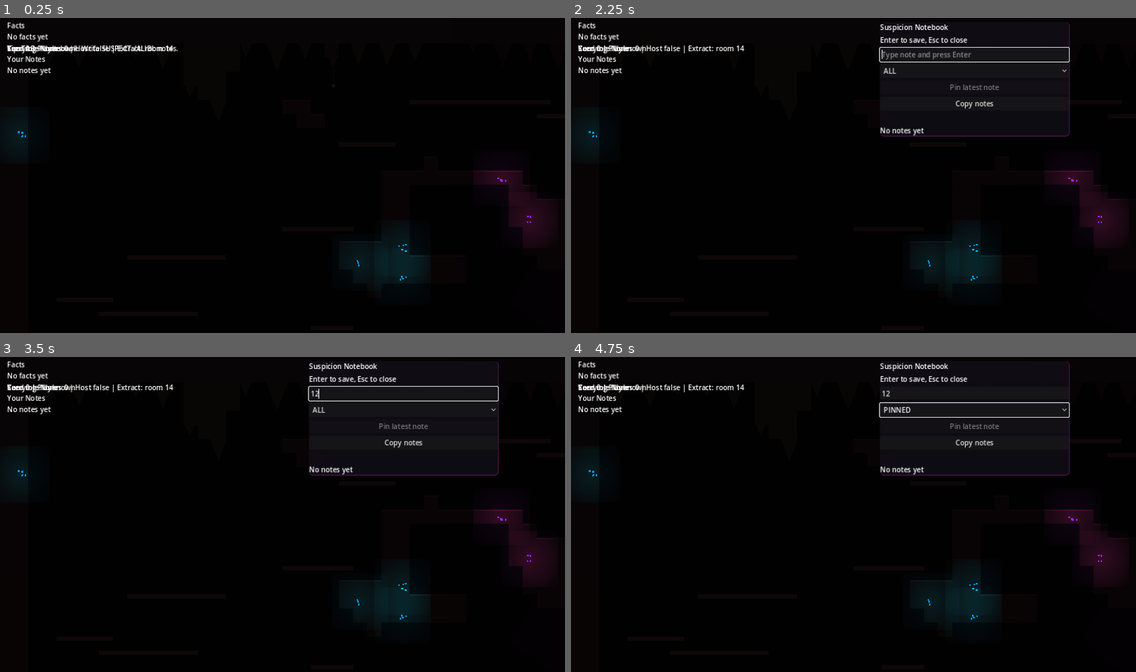
Above: before the commit, frames 1-4 (two rows, left to right).
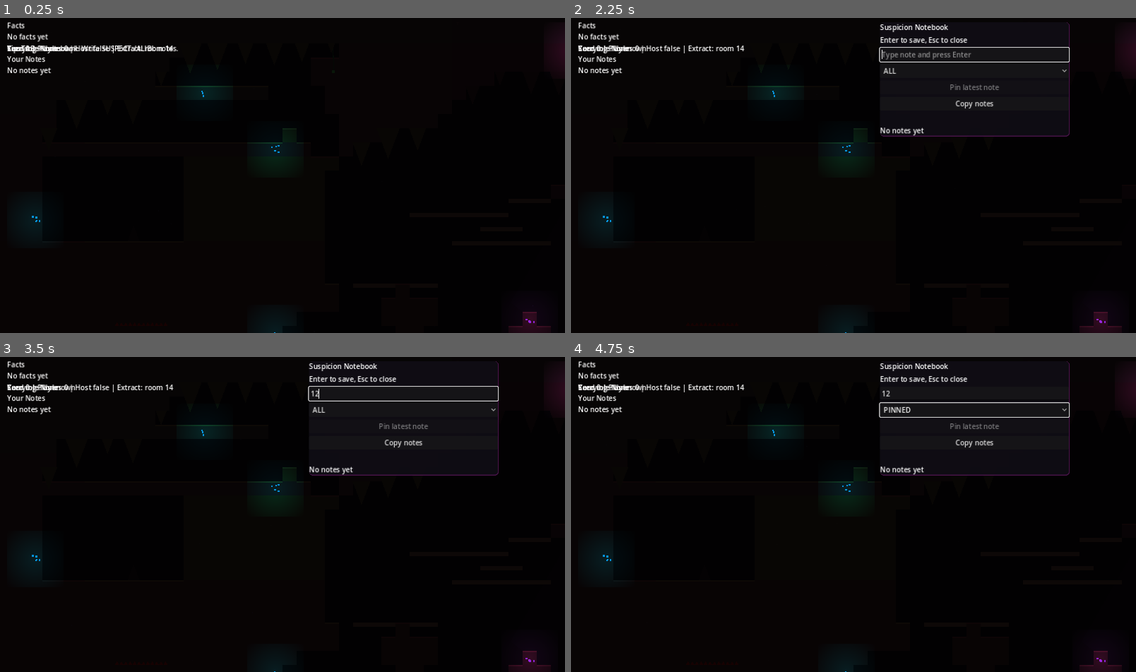
Above: after the commit, the same moments.

Repository: Jordans14/DeductionDelve
Game: Godot game, scene res://scenes/Game.tscn
Same seed, same stepped clock (60 frames per second), same inputs: the game is played once before the commit and once after it. This scene is started directly instead of the project's main scene.
Inputs (mouse positions are in pixels of both pictures, inside the frame that each line leads up to):
- Up to frame 1 (0.25 s): no input
- Up to frame 2 (2.25 s): tap Enter (ui_accept) at 0.5, 0.77, 1.25, 1.52, 2 s; hold X 0.53-1.28 s; hold Right (ui_right) 0.53-2.03 s; tap Tab at 1.35 s; hold Left (ui_left) from 2.03 s (still down); tap N at 2.1 s
- Up to frame 3 (3.5 s): release Left (ui_left) at 2.75 s; click (401, 394) at 2.77 s; type "12" at 2.85 s
- Up to frame 4 (4.75 s): click "ALL" at 3.5 s; click "Copy notes" at 4.25 s

The runs differ from the first frame. In frame 1, 3.6% of the frame differs, in the area x 2-100%, y 6-100%; in frame 2, 3.6%; in frame 3, 3.6%; in frame 4, 3.6%.

Commit message:
Organic Level Generation: Overhauled sequence to apply Cellular Automata smoothing AFTER carving natural tunnels, but BEFORE carving rectangular settlement pockets. This preserves modern platformer walkable geometry while ensuring 'rooms' remain distinctly man-made. Lowered noise threshold to 60%+ solid stone and implemented 'Winding Pathways' perlin system, completely eliminating the floating-island open look in favor of true deep-earth caves.

Diff:
--- a/godot/src/gen/room_builder.gd
+++ b/godot/src/gen/room_builder.gd
@@ -64,28 +64,27 @@
 	# ── Stage 1: Domain-warped noise grid ──────────────────
 	var grid := _build_noise_grid(run_seed)
 
-	# ── Stage 2: Smooth with cellular automata ─────────────
-	grid = _smooth_ca(grid, 2)
-
-	# ── Stage 3: Spelunky biased critical path ─────────────
-	_carve_critical_path(grid, run_seed, 4.5) # Narrative tight tunnels
-
-	# ── Stage 4: Guaranteed chunk-boundary connectors ──────
+	# ── Stage 2: Spelunky biased critical path ─────────────
+	_carve_critical_path(grid, run_seed, 2.8) # Tighter narrative tunnels
+
+	# ── Stage 3: Guaranteed chunk-boundary connectors ──────
 	_carve_chunk_connectors(grid, run_seed)
 
-	# ── Stage 5: Open chambers per chunk ──────────────────
-	_carve_chambers(grid, run_seed)
+	# ── Stage 4: Winding horizontal pathways ──────────────
+	_carve_pathways(grid, run_seed)
+
+	# ── Stage 5: Smooth with cellular automata ─────────────
+	# Smoothing AFTER carving makes tunnels look naturally eroded!
+	grid = _smooth_ca(grid, 3)
 
 	# ── Stage 6: Settlement pockets — flat-floored rooms ───
+	# Carved strictly AFTER smoothing so they keep their hard angles
 	_carve_settlement_pockets(grid, run_seed)
 
-	# ── Stage 6b: Remove chokepoints — any passage < 3 tiles wide ──
-	_widen_narrow_passages(grid)
-
-	# ── Stage 6c: Cleanup floating rock fragments ──────────
+	# ── Stage 7: Cleanup floating rock fragments ──────────
 	_cleanup_floating_islands(grid)
 
-	# ── Stage 7: Enforce hard borders + global floor ───────
+	# ── Stage 8: Enforce hard borders + global floor ───────
 	_enforce_borders(grid)
 
 	# ── Stage 8: Collect spawn points ─────────────────────
@@ -133,8 +132,8 @@
 			var n1 : float = cave_noise.get_noise_2d(float(x), float(y))
 			var n2 : float = detail.get_noise_2d(float(x), float(y)) * 0.2
 			var depth_bias : float = float(y) / float(GH) * 0.15
-			# Higher threshold (0.4) ensures very thick, solid rock walls
-			var is_wall : bool = (n1 + n2) > (0.4 + depth_bias)
+			# Lower check ensures we are mostly dense rock (60%+ solid)
+			var is_wall : bool = (n1 + n2) < (0.2 + depth_bias)
 			col.append(is_wall)
 		grid.append(col)
 	return grid
@@ -197,40 +196,48 @@
 # ============================================================
 func _carve_chunk_connectors(grid: Array, run_seed: int) -> void:
 	var rng := RandomNumberGenerator.new(); rng.seed = run_seed + 99
-	# Vertical passages — 5 tiles wide
+	# Vertical passages — 3 tiles wide
 	for col in range(COLS):
 		for row in range(ROWS - 1):
 			var ox : int = rng.randi_range(CHUNK_W / 4, 3 * CHUNK_W / 4)
 			var tx : int = col * CHUNK_W + ox; var sy : int = (row + 1) * CHUNK_H
-			for py in range(sy - 3, sy + 4):
-				for px in range(tx - 2, tx + 3):
+			for py in range(sy - 2, sy + 3):
+				for px in range(tx - 1, tx + 2):
 					if px > 0 and py > 0 and px < GW - 1 and py < GH - 1: grid[px][py] = false
-	# Horizontal passages — 5 tiles tall
+	# Horizontal passages — 3 tiles tall
 	for col in range(COLS - 1):
 		for row in range(ROWS):
 			var oy : int = rng.randi_range(CHUNK_H / 4, 3 * CHUNK_H / 4)
 			var sx2 : int = (col + 1) * CHUNK_W; var ty : int = row * CHUNK_H + oy
-			for px in range(sx2 - 3, sx2 + 4):
-				for py in range(ty - 2, ty + 3):
+			for px in range(sx2 - 2, sx2 + 3):
+				for py in range(ty - 1, ty + 2):
 					if px > 0 and py > 0 and px < GW - 1 and py < GH - 1: grid[px][py] = false
 
 # ============================================================
-# STAGE 5: OPEN CHAMBERS
-# ============================================================
-func _carve_chambers(grid: Array, run_seed: int) -> void:
+# STAGE 4b: WINDING PATHWAYS (Replaces huge chambers)
+# ============================================================
+func _carve_pathways(grid: Array, run_seed: int) -> void:
 	var rng := RandomNumberGenerator.new(); rng.seed = run_seed + 54321
-	for col in range(COLS):
-		for row in range(ROWS):
-			if rng.randf() > 0.5: continue # 50% fewer chambers for less 'openness'
-			var cx := col * CHUNK_W + rng.randi_range(CHUNK_W / 4, 3 * CHUNK_W / 4)
-			var cy := row * CHUNK_H + rng.randi_range(CHUNK_H / 3, 2 * CHUNK_H / 3)
-			var rx := rng.randi_range(5, CHUNK_W / 3)
-			var ry := rng.randi_range(3, CHUNK_H / 3)
-			for dx in range(-rx, rx + 1):
-				for dy in range(-ry, ry + 1):
-					if float(dx*dx)/float(rx*rx) + float(dy*dy)/float(ry*ry) <= 1.0:
-						var nx := cx + dx; var ny := cy + dy
-						if nx > 0 and ny > 0 and nx < GW - 1 and ny < GH - 1: grid[nx][ny] = false
+	for _i in range(35):
+		var cx : int = rng.randi_range(6, GW - 6)
+		var cy : int = rng.randi_range(6, GH - 6)
+		var length : int = rng.randi_range(15, 30)
+		var thickness : int = rng.randi_range(2, 4)
+		var y_drift : float = 0.0
+		var slope : float = rng.randf_range(-0.3, 0.3)
+		for i in range(length):
+			var px : int = cx + i
+			if px >= GW - 1: break
+			var py : int = int(cy + y_drift)
+			for dx in range(-thickness, thickness):
+				for dy in range(-thickness, thickness):
+					if dx*dx + dy*dy <= thickness * thickness:
+						var fx : int = px + dx; var fy : int = py + dy
+						if fx > 0 and fy > 0 and fx < GW - 1 and fy < GH - 1:
+							grid[fx][fy] = false
+			y_drift += slope
+			slope += rng.randf_range(-0.1, 0.1)
+			slope = clamp(slope, -0.6, 0.6)
 
 # ============================================================
 # STAGE 6: SETTLEMENT POCKETS — flat-floored meeting areas
@@ -265,29 +272,6 @@
 					var tx := px0 + lx; var ty := py0
 					if tx > 0 and tx < GW - 1 and ty > 0:
 						grid[tx][ty] = true
-
-# ============================================================
-# STAGE 6b: REMOVE CHOKEPOINTS — widen any passage < 3 tiles
-# ============================================================
-func _widen_narrow_passages(grid: Array) -> void:
-	# Subtle widening: 3 tiles wide for actual cave paths
-	for _pass in range(2):
-		for x in range(3, GW - 3):
-			for y in range(3, GH - 3):
-				if grid[x][y]: continue
-				var lw : bool = bool(grid[x-1][y]) or bool(grid[x-2][y])
-				var rw : bool = bool(grid[x+1][y]) or bool(grid[x+2][y])
-				if lw and rw:
-					for dx in range(-2, 3):
-						var nx : int = x + dx
-						if nx > 0 and nx < GW - 1: grid[nx][y] = false
-				var tw : bool = bool(grid[x][y-1]) or bool(grid[x][y-2])
-				var bw : bool = bool(grid[x][y+1]) or bool(grid[x][y+2])
-				if tw and bw:
-					for dy in range(-2, 3):
-						var ny : int = y + dy
-						if ny > 0 and ny < GH - 1: grid[x][ny] = false
-
 
 
 func _cleanup_floating_islands(grid: Array) -> void:
